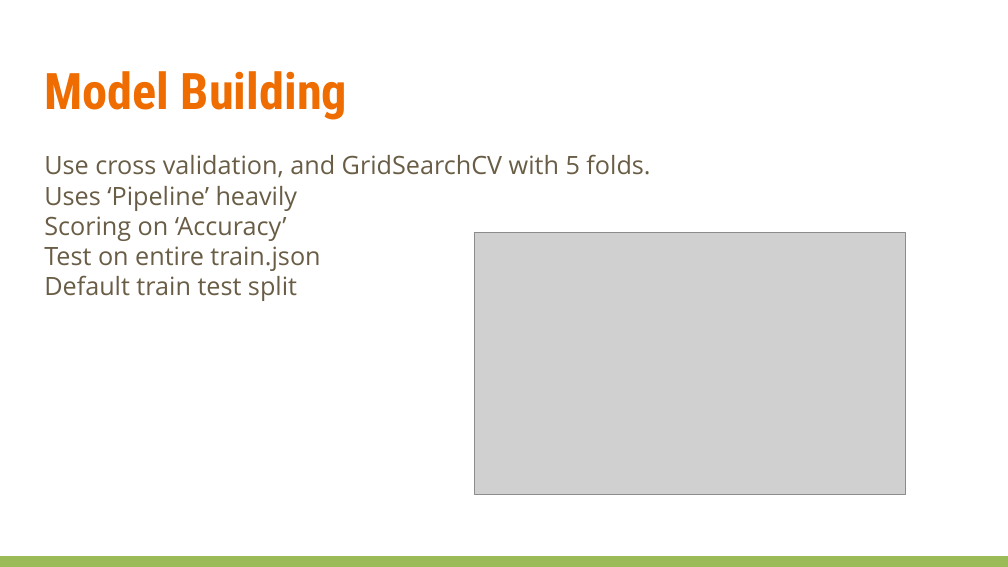
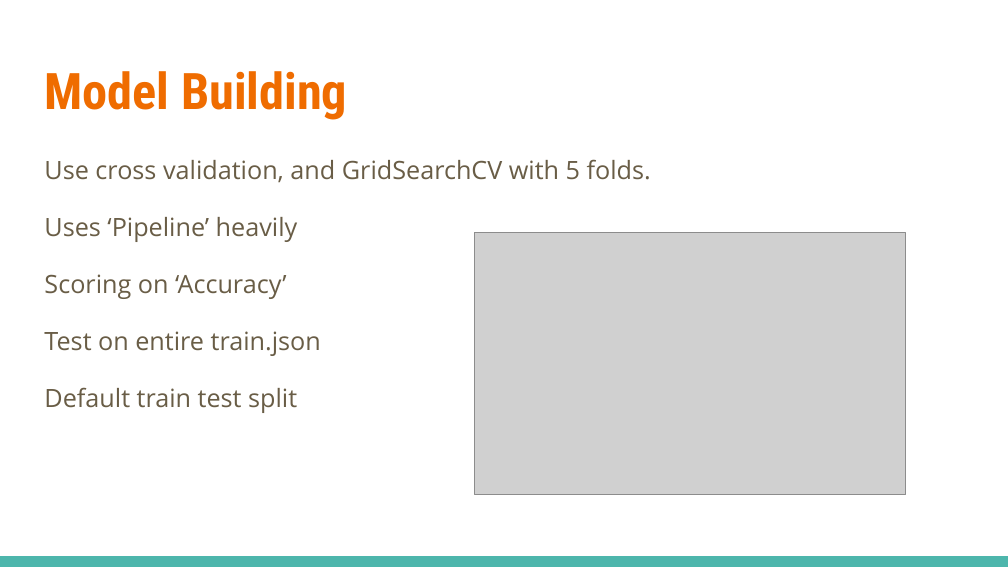
Before and after one commit to bluegrapes/DAT8Coursework, a slide deck: slide 19 of project2/What’s Cooking.pptx (slide 20 before the commit). Drawn at 1008x567 pixels with LibreOffice and Linux fonts; fonts in the diff are those of the drawing; grey boxes stand for pictures. Boxes give left, top, right and bottom in pixels: in the first picture for what was removed or moved away, otherwise in the second. Text is boxed around its words. In the diff, an @@ line names an element or a change of style, - is before the commit and + after.

```diff
--- a/project2/What’s Cooking.pptx
+++ b/project2/What’s Cooking.pptx
@@ text "Use cross validation, and GridSearchCV ..." at (x1=44, y1=159, x2=651, y2=413): line spacing 1 to 1.15; more space between paragraphs @@
@@ rectangle at (x1=0, y1=556, x2=1008, y2=567): fill #9BBB59 to #4DB6AC @@
```
Also in this commit, not shown: 23 other slides changed, 3 slides added, 10 slides removed, 1 other file.
